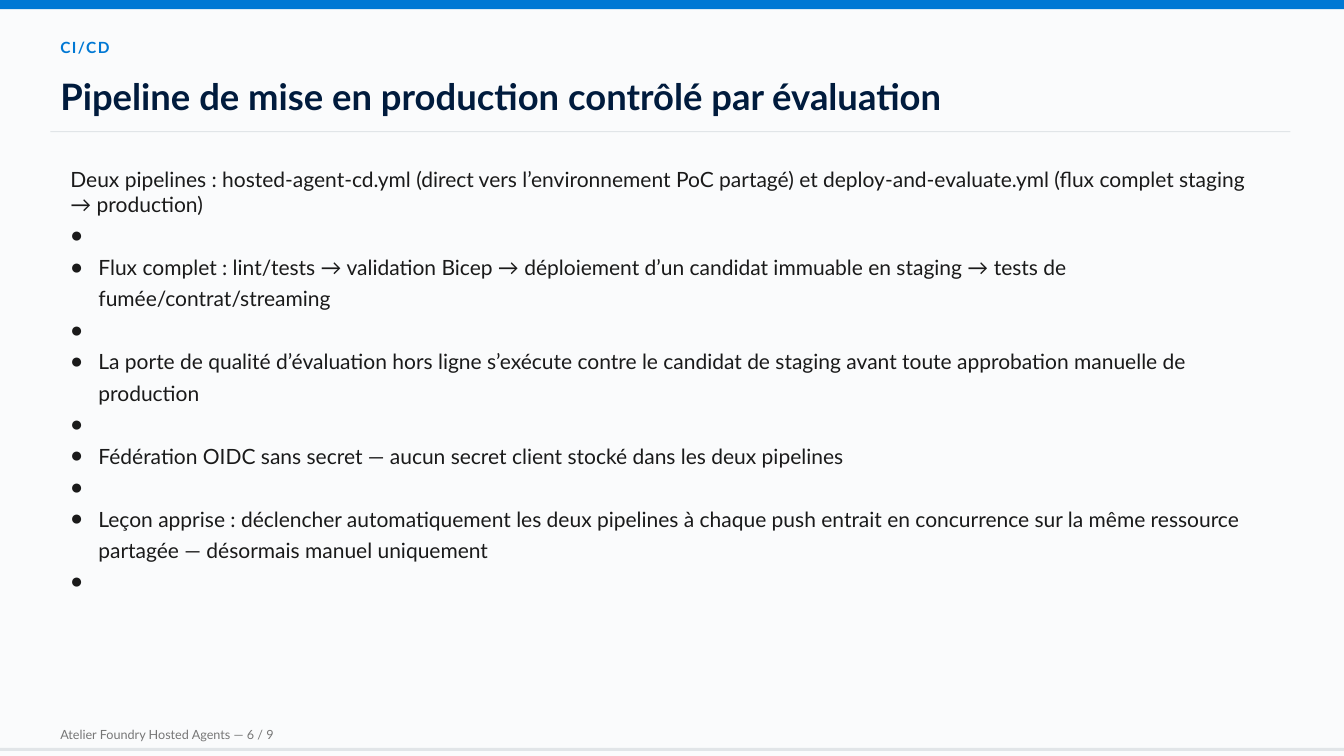
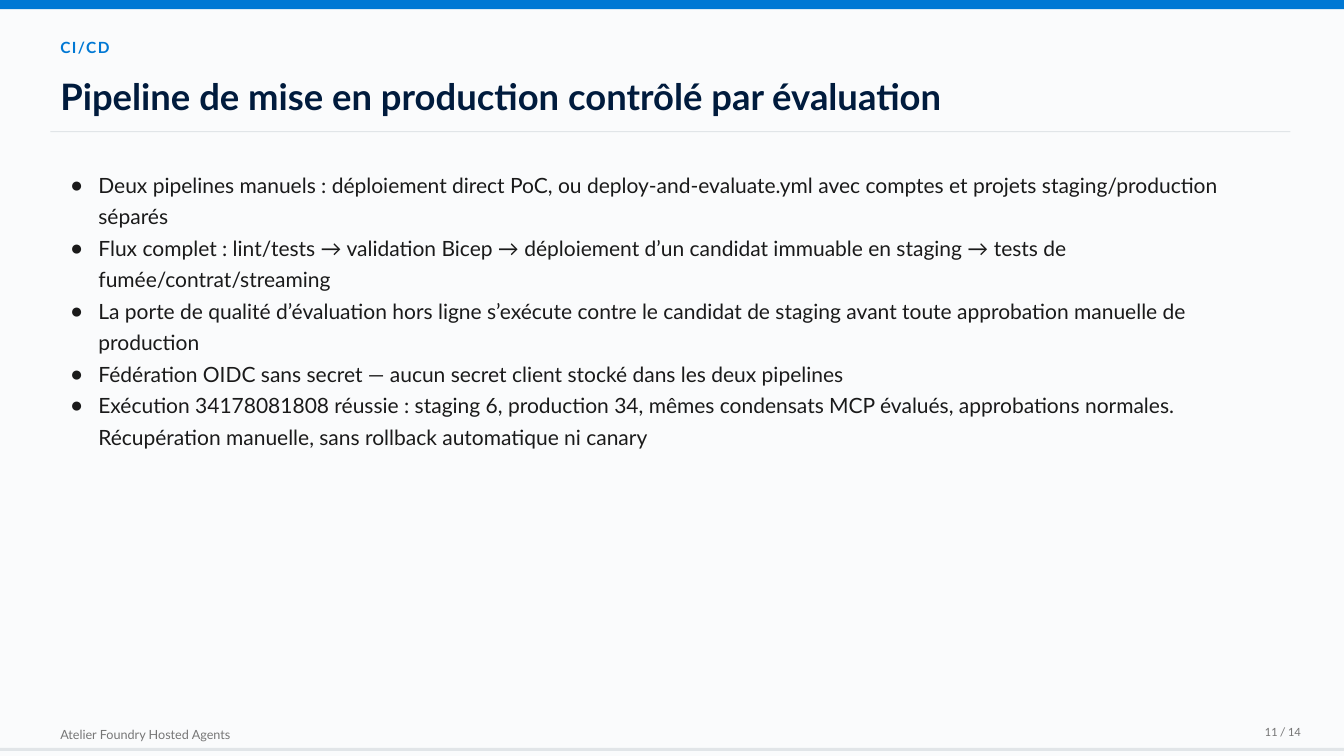
Before and after one commit to devopsabcs-engineering/foundry-hosted-agents, a slide deck: slide 11 of docs/assets/decks/foundry-hosted-agents-workshop-fr.pptx (slide 7 before the commit). Drawn at 1344x756 pixels with LibreOffice and Linux fonts; fonts in the diff are those of the drawing. Boxes give left, top, right and bottom in pixels: in the first picture for what was removed or moved away, otherwise in the second. Text is boxed around its words. In the diff, an @@ line names an element or a change of style, - is before the commit and + after.

```diff
--- a/docs/assets/decks/foundry-hosted-agents-workshop-fr.pptx
+++ b/docs/assets/decks/foundry-hosted-agents-workshop-fr.pptx
@@ text at (98,177,1217,228): text changed @@
-● Deux pipelines : hosted-agent-cd.yml (direct vers l’environnement PoC partagé) et deploy-and-evaluate.yml (flux complet staging → production)
+● Deux pipelines manuels : déploiement direct PoC, ou deploy-and-evaluate.yml avec comptes et projets staging/production séparés
@@ text at (98,397,1174,449): text changed @@
-● Leçon apprise : déclencher automatiquement les deux pipelines à chaque push entrait en concurrence sur la même ressource partagée — désormais manuel uniquement
+● Exécution 34178081808 réussie : staging 6, production 34, mêmes condensats MCP évalués, approbations normales. Récupération manuelle, sans rollback automatique ni canary
@@ text at (60,730,231,741): text changed @@
-Atelier Foundry Hosted Agents — 6 / 9
+Atelier Foundry Hosted Agents
@@ text added at (1265,728,1301,736), 9 pt, text #767676 @@
+11 / 14
```
Also in this commit, not shown: 8 other slides changed, 5 slides added, 1 slide removed, 43 other files.
